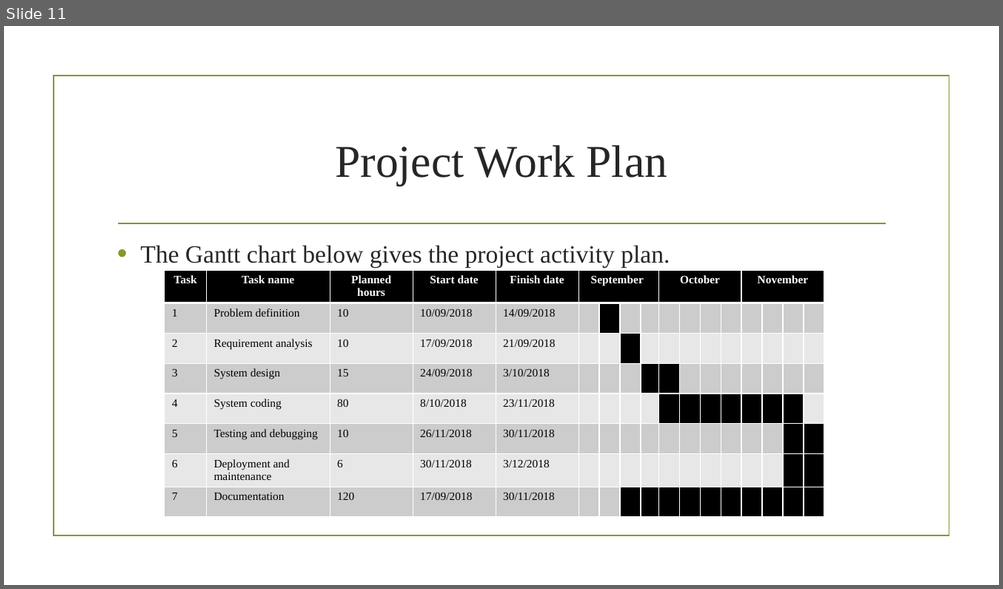
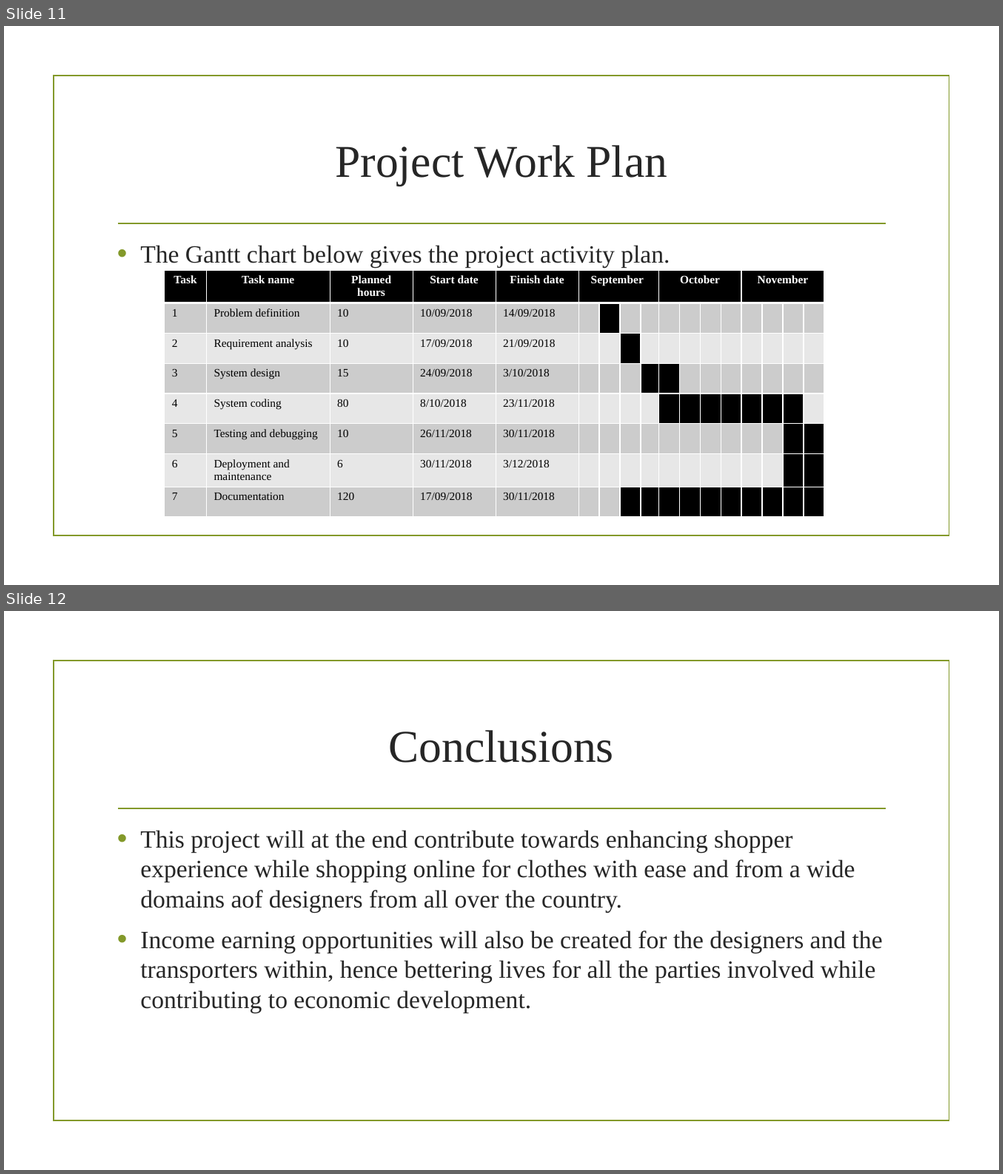
Before and after one commit to novak-jack15/IvyProject, a slide deck: report/ONLINE PEACE TAILORING SHOPPING STORE.pptx. Shown one above the other, each under a label of ours: slide 11 before the commit, slides 11 and 12 after it. The pictures are 1003x589 and 1003x1174 pixels, drawn with LibreOffice and Linux fonts; fonts in the diff are those of the drawing; background and template pictures are left out. Boxes give left, top, right and bottom in pixels: in the first picture for what was removed or moved away, otherwise in the second. Text is boxed around its words. In the diff, an @@ line names an element or a change of style, - is before the commit and + after.

```diff
--- a/report/ONLINE PEACE TAILORING SHOPPING STORE.pptx
+++ b/report/ONLINE PEACE TAILORING SHOPPING STORE.pptx
@@ slide 12 added at box(4, 611, 999, 1170), background picture (left out); not listed: 2 template elements that a slide beside it also shows @@
@@ title added at box(389, 730, 614, 763), 44 pt, text #262626 @@
+Conclusions
@@ text added at box(140, 830, 882, 1013), 24 pt, text #262626 @@
+• This project will at the end contribute towards enhancing shopper experience while shopping online for clothes with ease and from a wide domains aof designers from all over the country.
+• Income earning opportunities will also be created for the designers and the transporters within, hence bettering lives for all the parties involved while contributing to economic development.
```
Also in this commit, not shown: 1 other slide added, 1 slide removed, 1 other file.
